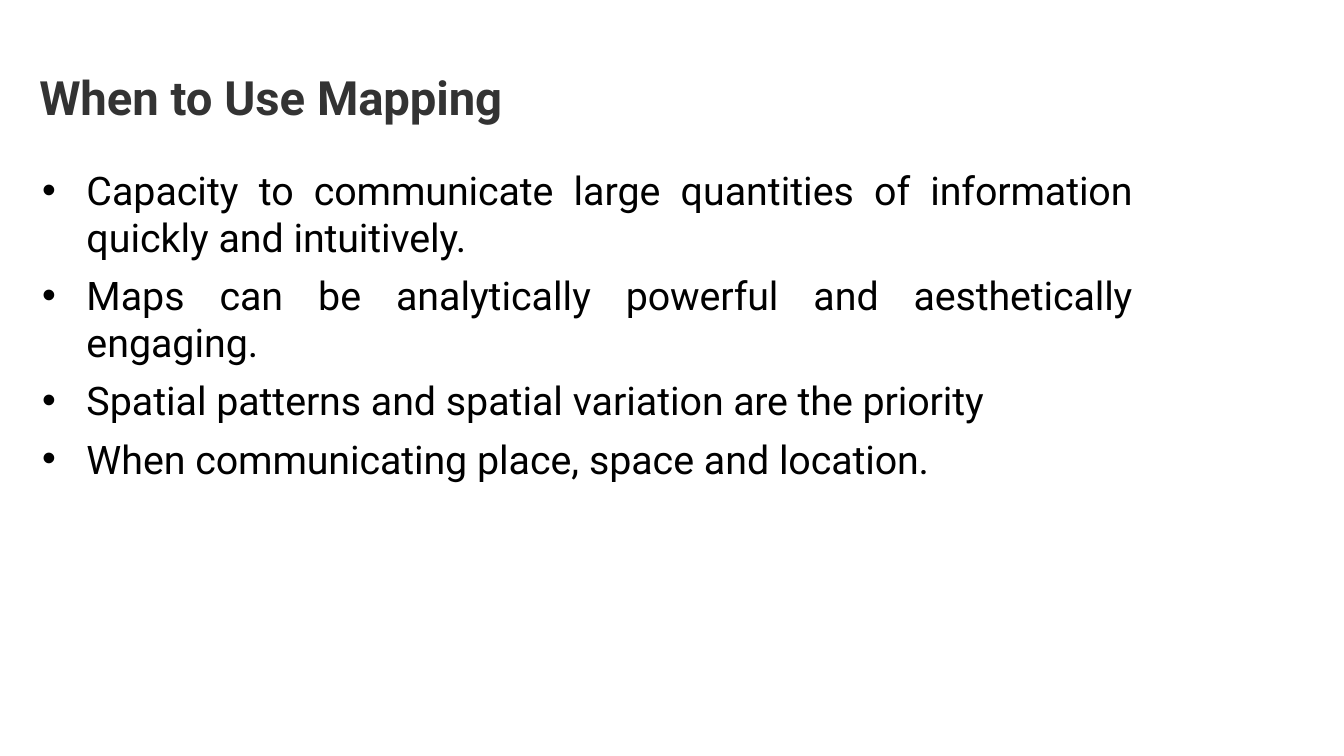
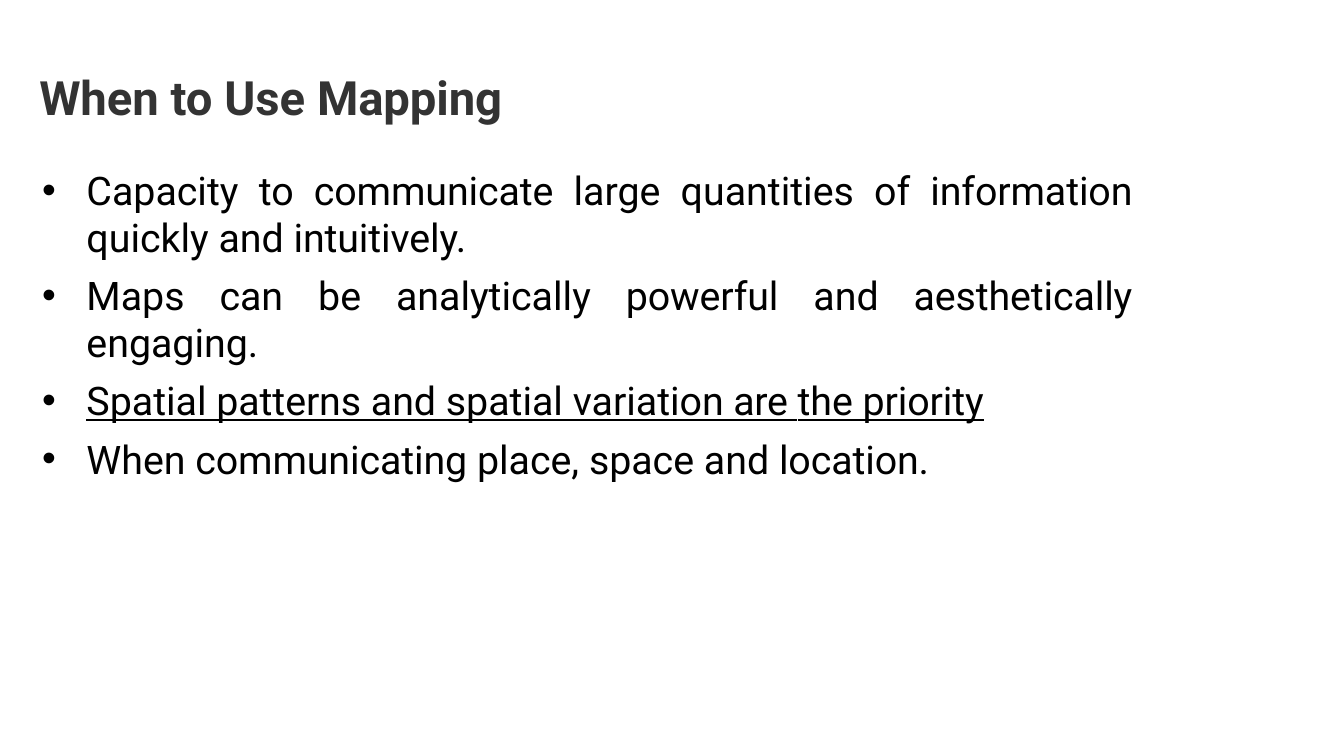
Before and after one commit to GDSL-UL/wma, a slide deck: slide 13 of lectures/w02_staticMaps.pptx. Drawn at 1344x756 pixels with LibreOffice and Linux fonts; fonts in the diff are those of the drawing. Boxes give left, top, right and bottom in pixels: in the first picture for what was removed or moved away, otherwise in the second. Text is boxed around its words. In the diff, an @@ line names an element or a change of style, - is before the commit and + after.

```diff
--- a/lectures/w02_staticMaps.pptx
+++ b/lectures/w02_staticMaps.pptx
@@ text at <box>86,385,984,424</box>: underline on in "Spatial patterns and spatial variation are the ..." @@
```
Also in this commit, not shown: 6 other slides changed.
